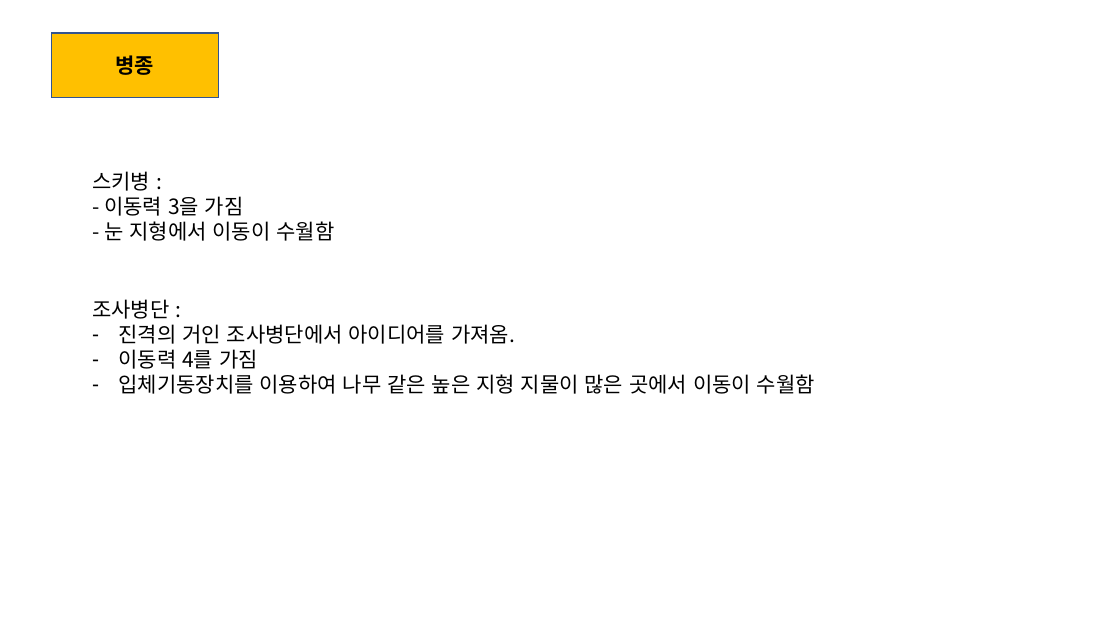
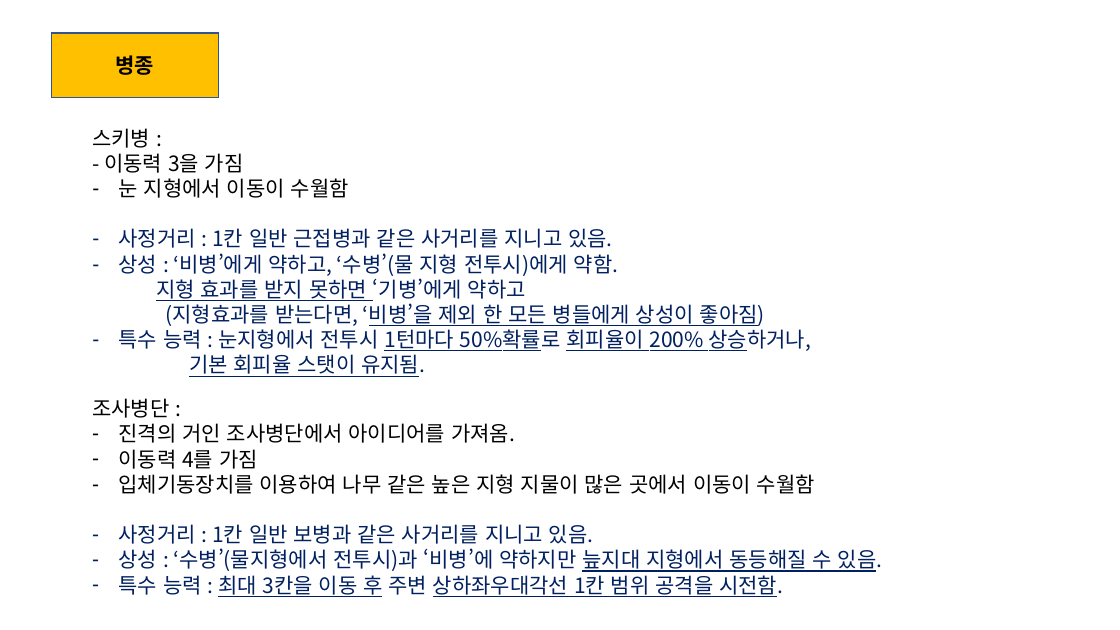
Before and after one commit to JayJeongJW/TIL, a slide deck: slide 2 of game-design/sbs-game-academy/SRPG 이동력 시스템 관련 캐릭터 및 지형 상상기획.pptx. Drawn at 1120x630 pixels with LibreOffice and Linux fonts; fonts in the diff are those of the drawing. Boxes give left, top, right and bottom in pixels: in the first picture for what was removed or moved away, otherwise in the second. Text is boxed around its words. In the diff, an @@ line names an element or a change of style, - is before the commit and + after.

```diff
--- a/game-design/sbs-game-academy/SRPG 이동력 시스템 관련 캐릭터 및 지형 상상기획.pptx
+++ b/game-design/sbs-game-academy/SRPG 이동력 시스템 관련 캐릭터 및 지형 상상기획.pptx
@@ text "스키병 : - 이동력 3을 ...": place and size @@
-text "스키병 : - 이동력 3을 ..." at (92,171,334,241)
+text "스키병 : - 이동력 3을 ..." at (92,128,811,377)
@@ text at (119,178,811,377): text changed; text colour #000000 to #002060 @@
-- 눈 지형에서 이동이 수월함
+– 눈 지형에서 이동이 수월함
+– 사정거리 : 1칸 일반 근접병과 같은 사거리를 지니고 있음.
+– 상성 : ‘비병’에게 약하고, ‘수병’(물 지형 전투시)에게 약함.
+  지형 효과를 받지 못하면 ‘기병’에게 약하고
+  (지형효과를 받는다면, ‘비병’을 제외 한 모든 병들에게 상성이 좋아짐)
+– 특수 능력 : 눈지형에서 전투시 1턴마다 50%확률로 회피율이 200% 상승하거나,
+  기본 회피율 스탯이 유지됨.
@@ text "조사병단 :": place and size @@
-text "조사병단 :" at (92,299,815,394)
+text "조사병단 :" at (92,398,882,597)
@@ text at (118,524,882,597): paragraphs added @@
+– 사정거리 : 1칸 일반 보병과 같은 사거리를 지니고 있음.
+– 상성 : ‘수병’(물지형에서 전투시)과 ‘비병’에 약하지만 늪지대 지형에서 동등해질 수 있음.
+– 특수 능력 : 최대 3칸을 이동 후 주변 상하좌우대각선 1칸 범위 공격을 시전함.
```
Also in this commit, not shown: 2 other slides changed.
